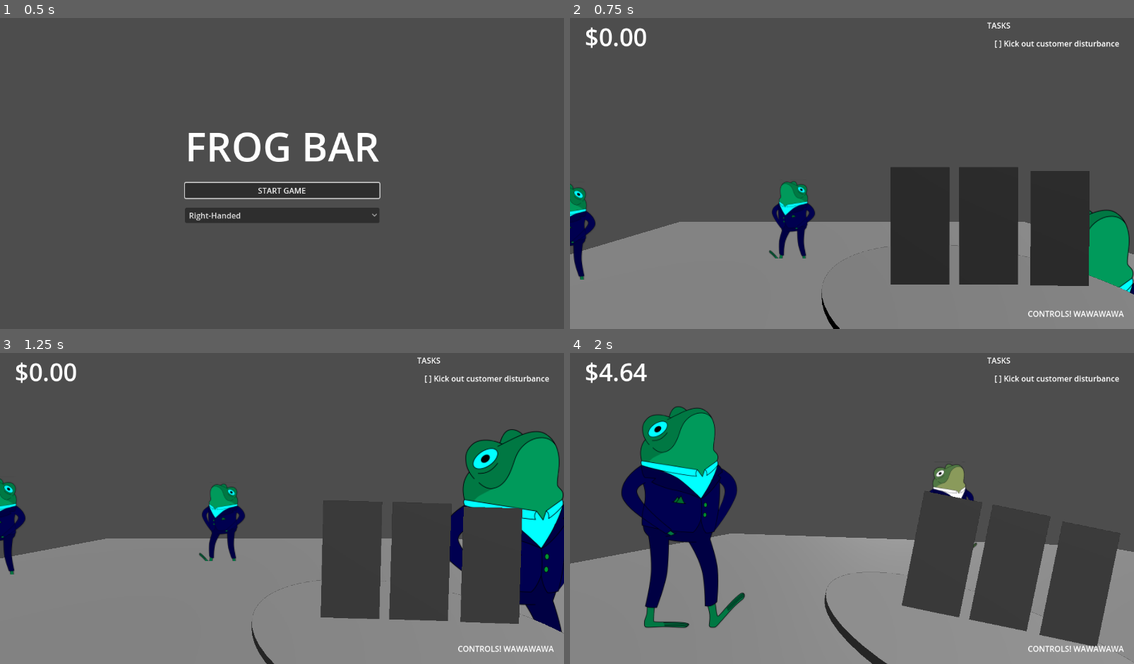
Above: before the commit, frames 1-4 (two rows, left to right).
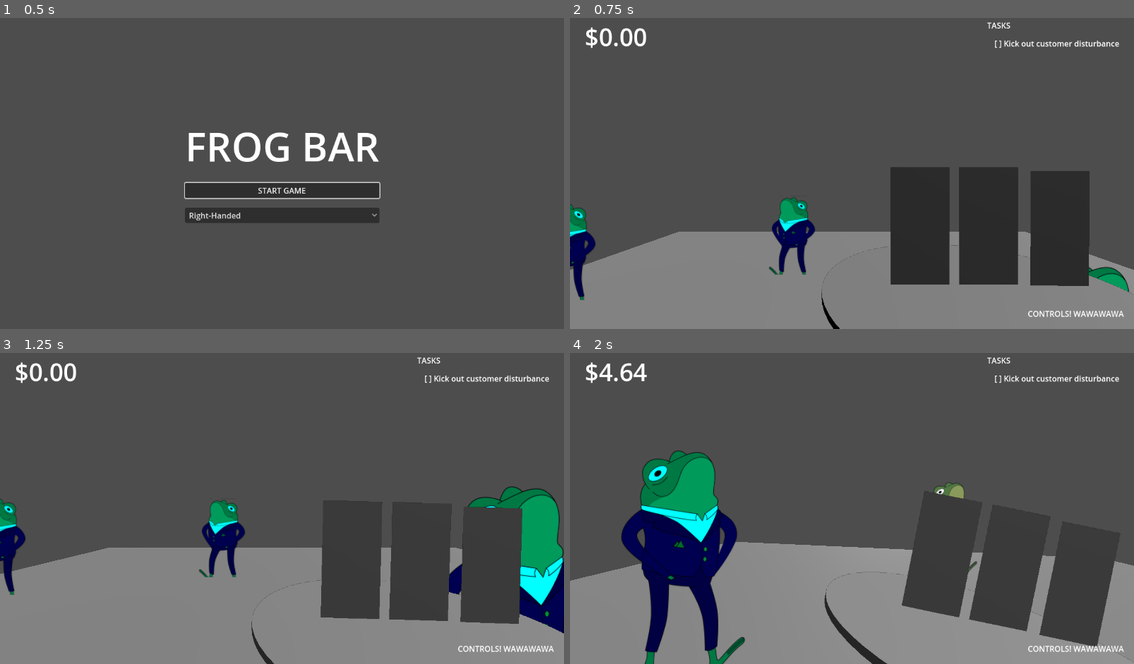
Above: after the commit, the same moments.

Repository: csweet22/FrogBar
Game: Godot game, scene res://Menus/main_menu.tscn
Two runs of this game, one before a commit and one after it. Both use one fixed random seed, a clock stepped at 60 frames per second and the inputs below.
Inputs:
- Up to frame 1 (0.5 s): no input
- Up to frame 2 (0.75 s): click "START GAME" at 0.5 s
- Up to frame 3 (1.25 s): no input
- Up to frame 4 (2 s): tap Enter (ui_accept) at 1.25, 1.52 s; hold D (move_right) from 1.28 s (still down); hold Space (interact) from 1.28 s (still down)

Frame 1 is identical in both runs. In frame 2, 5.4% of the frame differs, in the area x 0-100%, y 52-91%; in frame 3, 10%; in frame 4, 11%, in the area x 0-100%, y 17-100%.

Commit message:
Moved camera higher

Diff:
--- a/main_level.tscn
+++ b/main_level.tscn
@@ -19,7 +19,7 @@
 transform = Transform3D(1, 0, 0, 0, 1, 0, 0, 0, 1, 0, 1, 0)
 
 [node name="Camera3D" type="Camera3D" parent="Player"]
-transform = Transform3D(1, 0, 0, 0, 1, 0, 0, 0, 1, 0, 1.50039, -0.679247)
+transform = Transform3D(1, 0, 0, 0, 1, 0, 0, 0, 1, 0, 1.94268, -0.679247)
 cull_mask = 1048573
 environment = SubResource("Environment_nvwhm")
 fov = 90.0
